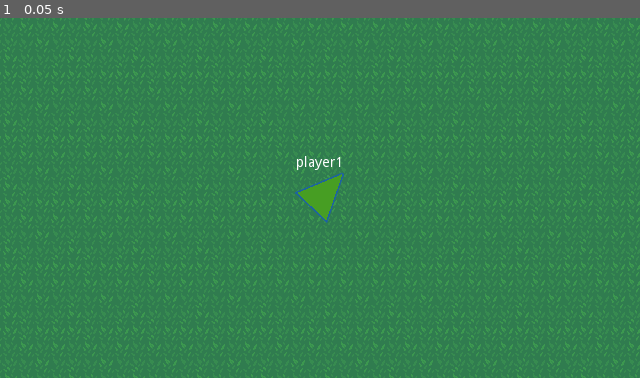
Above: before the commit, frame 1.
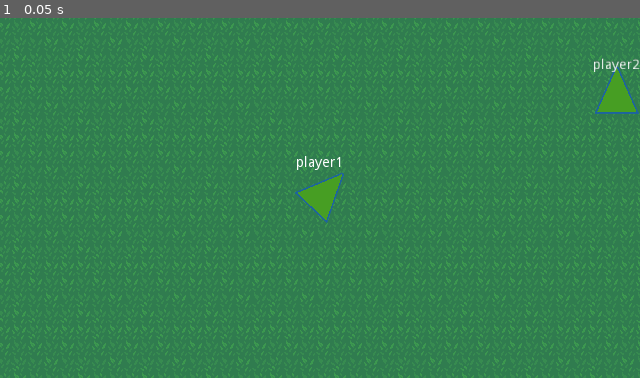
Above: after the commit, the same moment.

Repository: tangfuhao/InTheWorld
Game: Godot game, scene res://src/world/World.tscn
The game is run twice, just before and just after one commit, with the same random seed, the same clock (stepped at 60 frames per second) and the same inputs.
Inputs:
- Up to frame 1 (0.05 s): no input

The runs differ from the first frame. In frame 1, 9.4% of the frame differs, in the area x 0-100%, y 0-100%.

Commit message:
放入躲避 树木

Diff:
--- a/src/world/World.tscn
+++ b/src/world/World.tscn
@@ -467,7 +467,7 @@
 tile_data = PoolIntArray( -786345, 2, 1, -786344, 2, 2, -786343, 2, 196611, -786342, 2, 7, -720896, 2, 5, -720895, 2, 6 …(88327 unchanged characters)…
 
 [node name="Player2" parent="." instance=ExtResource( 4 )]
-position = Vector2( 1338.14, 1142.34 )
+position = Vector2( 1198.61, 2367.54 )
 collision_layer = 4
 player_name = "player2"
 
@@ -475,7 +475,7 @@
 update_time = 1000
 
 [node name="Player1" parent="." instance=ExtResource( 4 )]
-position = Vector2( 1230.56, 2272.12 )
+position = Vector2( 901.802, 2465.17 )
 rotation = 0.755728
 
 [node name="RealVision" parent="Player1/PlayerDetectionZone" index="1"]
@@ -491,7 +491,7 @@
 smoothing_enabled = true
 
 [node name="Hide_Stuff" type="Area2D" parent="."]
-position = Vector2( 1592.02, 2077.96 )
+position = Vector2( 338.156, 1972.84 )
 collision_layer = 8
 collision_mask = 0
 script = ExtResource( 5 )
@@ -503,6 +503,45 @@
 [node name="CollisionShape2D" type="CollisionShape2D" parent="Hide_Stuff"]
 shape = SubResource( 48 )
 
+[node name="Hide_Stuff2" type="Area2D" parent="."]
+position = Vector2( 1920.78, 1714.8 )
+collision_layer = 8
+collision_mask = 0
+script = ExtResource( 5 )
+
+[node name="Sprite" type="Sprite" parent="Hide_Stuff2"]
+scale = Vector2( 2, 2 )
+texture = ExtResource( 2 )
+
+[node name="CollisionShape2D" type="CollisionShape2D" parent="Hide_Stuff2"]
+shape = SubResource( 48 )
+
+[node name="Hide_Stuff3" type="Area2D" parent="."]
+position = Vector2( 357.27, 3220.97 )
+collision_layer = 8
+collision_mask = 0
+script = ExtResource( 5 )
+
+[node name="Sprite" type="Sprite" parent="Hide_Stuff3"]
+scale = Vector2( 2, 2 )
+texture = ExtResource( 2 )
+
+[node name="CollisionShape2D" type="CollisionShape2D" parent="Hide_Stuff3"]
+shape = SubResource( 48 )
+
+[node name="Hide_Stuff4" type="Area2D" parent="."]
+position = Vector2( 2067.96, 3026.01 )
+collision_layer = 8
+collision_mask = 0
+script = ExtResource( 5 )
+
+[node name="Sprite" type="Sprite" parent="Hide_Stuff4"]
+scale = Vector2( 2, 2 )
+texture = ExtResource( 2 )
+
+[node name="CollisionShape2D" type="CollisionShape2D" parent="Hide_Stuff4"]
+shape = SubResource( 48 )
+
 [editable path="Player2"]
 
 [editable path="Player1"]
